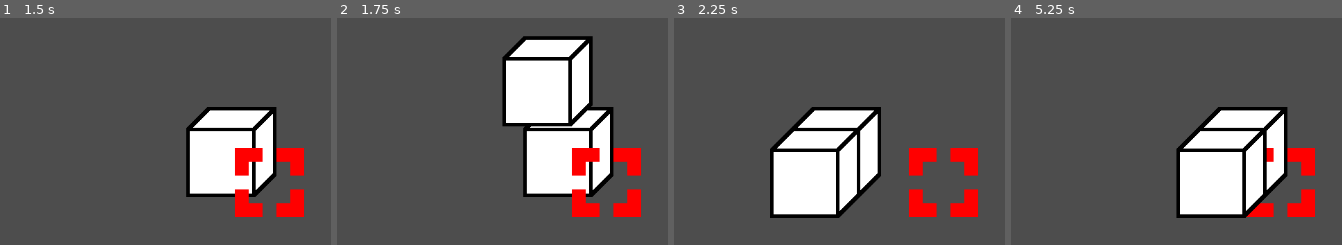
Above: before the commit, frames 1-4 (left to right).
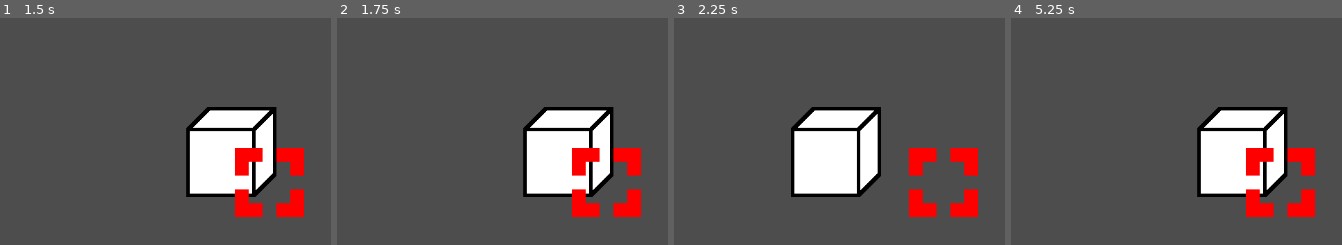
Above: after the commit, the same moments.

Repository: DragonSkywalker/Box
Game: Godot game, scene res://Main scenes/world.tscn
Same seed, same stepped clock (60 frames per second), same inputs: the game is played once before the commit and once after it.
Inputs:
- Up to frame 1 (1.5 s): tap Enter (ui_accept) at 0.5, 0.77, 1.25 s; hold Right (ui_right) 0.53-1.28 s; hold Down (ui_down) from 1.28 s (still down)
- Up to frame 2 (1.75 s): keep holding Down (ui_down); tap Enter (ui_accept) at 1.52 s
- Up to frame 3 (2.25 s): release Down (ui_down) at 2.03 s; hold Right (ui_right) from 2.03 s (still down)
- Up to frame 4 (5.25 s): tap Enter (ui_accept) at 2.75, 3.02, 3.5, 3.77, 4.25, 4.52, 5 s; release Right (ui_right) at 2.78 s; hold Up (ui_up) 2.78-3.53 s; hold Left (ui_left) 3.53-5.03 s; hold Down (ui_down) from 5.03 s (still down)

Frame 1 is identical in both runs. In frame 2, 9.8% of the frame differs, in the area x 49-78%, y 7-49%; in frame 3, 5.0%; in frame 4, 5.7%.
Error after the commit: Parse Error: Invalid numeric notation. (res://Main)

Commit message:
made layers draw in proper order
and added todo list

Diff:
--- a/Main scenes/world.gd
+++ b/Main scenes/world.gd
@@ -14,3 +14,19 @@
 			layerTemp.new(cursor.gridPos.y)
 			layerTemp.position.x += cursor.gridPos.y * Game.boxDepth.y
 			add_child(layerTemp)
+	else:
+		sort()
+	if Input.is_action_just_pressed("ui_up") \
+	or Input.is_action_just_pressed("ui_down") \
+	or Input.is_action_just_pressed("ui_right") \
+	or Input.is_action_just_pressed("ui_left"):
+		sort()
+
+func sort():
+	var nodesDrawn = 0s
+	for i in range(-15, 17):
+		var tempNode = get_node("Layer" + str(i))
+		if tempNode:
+			move_child(tempNode, nodesDrawn)
+			nodesDrawn += 1
+	move_child(get_node("Cursor"), -1)
Not shown, added: ToDo.txt
